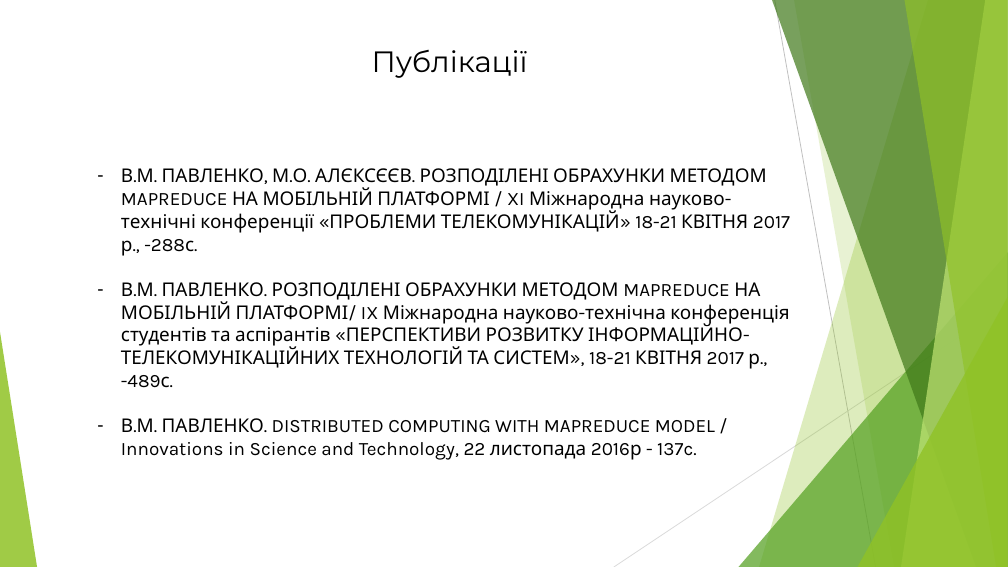
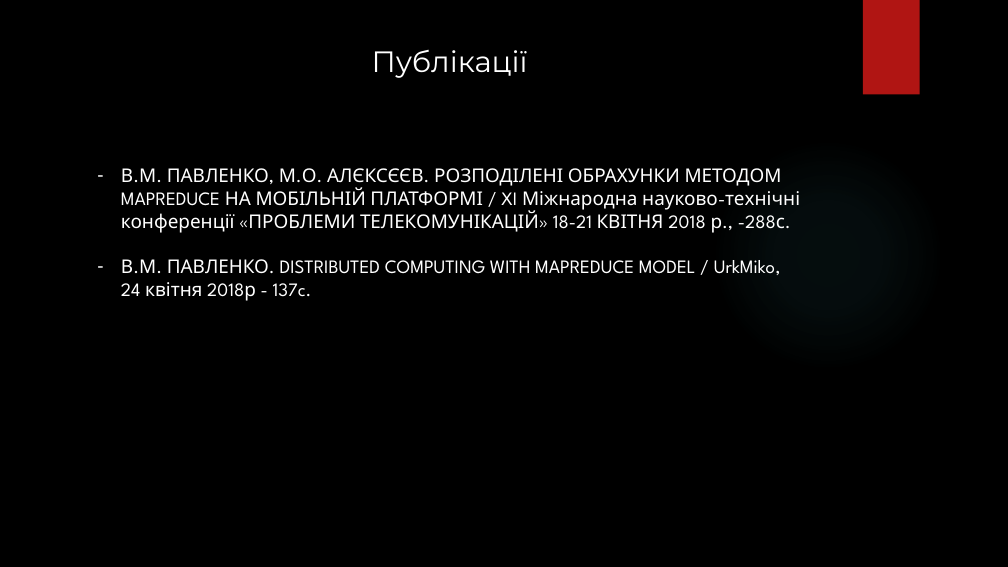
Before and after one commit to PavlezT/Reckon, a slide deck: slide 11 of documents/Предзахист_ПавленкоВ.М.pptx (slide 9 before the commit). Drawn at 1008x567 pixels with LibreOffice and Linux fonts; fonts in the diff are those of the drawing; background and template pictures are left out. Boxes give left, top, right and bottom in pixels: in the first picture for what was removed or moved away, otherwise in the second. Text is boxed around its words. In the diff, an @@ line names an element or a change of style, - is before the commit and + after.

```diff
--- a/documents/Предзахист_ПавленкоВ.М.pptx
+++ b/documents/Предзахист_ПавленкоВ.М.pptx
@@ background #FFFFFF to picture (left out) @@
@@ rectangle added at (863,0,920,95), fill #B01513 @@
@@ text "Публікації" at (372,50,528,78): text colour #000000 to #FFFFFF @@
@@ ellipse added at (712,138,944,371), fill gradient #50B9C1 @@
@@ text at (121,168,800,297): text changed; font Karla to League Spartan; text colour #000000 to #FFFFFF @@
-– В.М. ПАВЛЕНКО, М.О. АЛЄКСЄЄВ. РОЗПОДІЛЕНІ ОБРАХУНКИ МЕТОДОМ MAPREDUCE НА МОБІЛЬНІЙ ПЛАТФОРМІ / XI Міжнародна науково-технічні конференції «ПРОБЛЕМИ ТЕЛЕКОМУНІКАЦІЙ» 18-21 КВІТНЯ 2017 р., -288с.
-– В.М. ПАВЛЕНКО. РОЗПОДІЛЕНІ ОБРАХУНКИ МЕТОДОМ MAPREDUCE НА МОБІЛЬНІЙ ПЛАТФОРМІ/ IX Міжнародна науково-технічна конференція студентів та аспірантів «ПЕРСПЕКТИВИ РОЗВИТКУ ІНФОРМАЦІЙНО-ТЕЛЕКОМУНІКАЦІЙНИХ ТЕХНОЛОГІЙ ТА СИСТЕМ», 18-21 КВІТНЯ 2017 р., -489с.
-– В.М. ПАВЛЕНКО. DISTRIBUTED COMPUTING WITH MAPREDUCE MODEL / Innovations in Science and Technology, 22 листопада 2016р - 137c.
+– В.М. ПАВЛЕНКО, М.О. АЛЄКСЄЄВ. РОЗПОДІЛЕНІ ОБРАХУНКИ МЕТОДОМ MAPREDUCE НА МОБІЛЬНІЙ ПЛАТФОРМІ / XI Міжнародна науково-технічні конференції «ПРОБЛЕМИ ТЕЛЕКОМУНІКАЦІЙ» 18-21 КВІТНЯ 2018 р., -288с.
+– В.М. ПАВЛЕНКО. DISTRIBUTED COMPUTING WITH MAPREDUCE MODEL / UrkMiko, 24 квітня 2018р - 137c.
@@ group removed at (0,0,1008,567): 5 freeform shapes, 3 triangles, 2 lines @@
```
Also in this commit, not shown: 14 other slides changed, 2 slides added, 19 other files.
